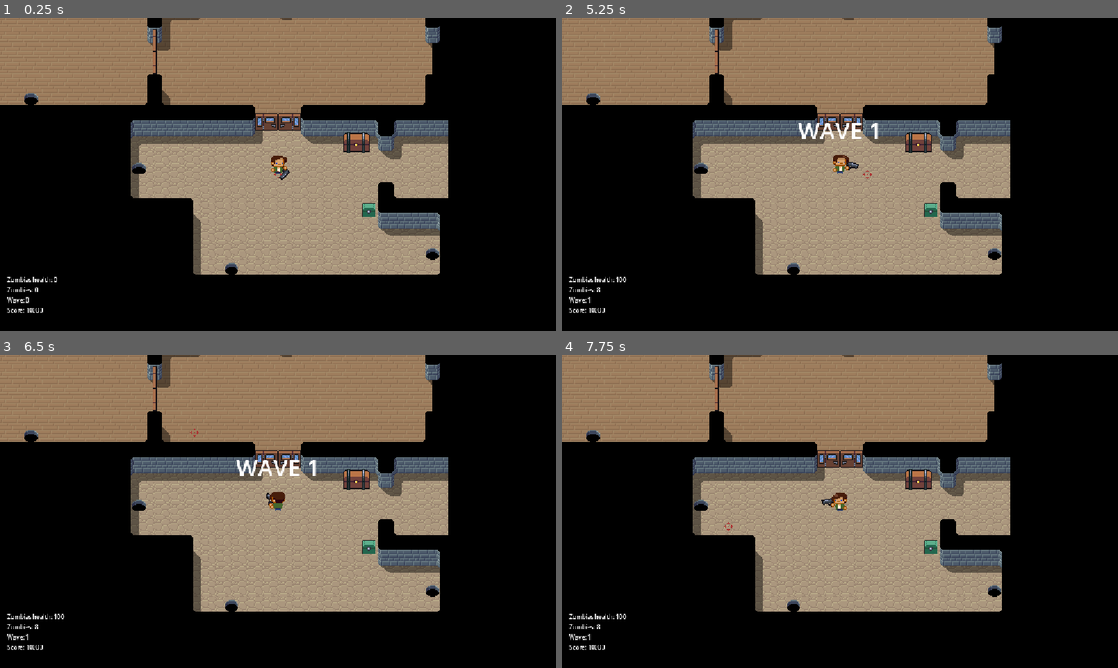
Above: before the commit, frames 1-4 (two rows, left to right).
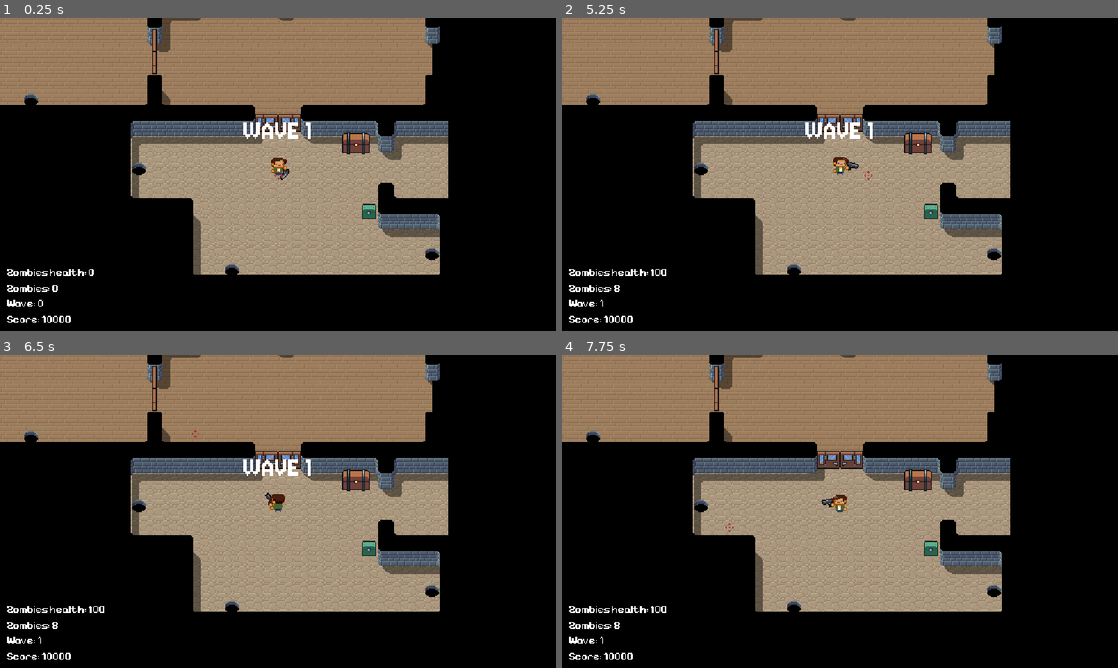
Above: after the commit, the same moments.

Repository: gab1tod/KilalZombie
Game: Godot game, scene res://scenes/Main.tscn
Same seed, same stepped clock (60 frames per second), same inputs: the game is played once before the commit and once after it.
Inputs (mouse positions are in pixels of both pictures, inside the frame that each line leads up to):
- Up to frame 1 (0.25 s): no input
- Up to frame 2 (5.25 s): tap Enter at 0.5 s; move the mouse to (962, 158) at 0.52 s; move the mouse to (728, 190) at 1.27 s; move the mouse to (895, 105) at 2.02 s; tap Space at 2.75 s; move the mouse to (812, 237) at 2.77 s; move the mouse to (1006, 221) at 3.52 s; move the mouse to (673, 127) at 4.27 s; move the mouse to (867, 174) at 5.02 s
- Up to frame 3 (6.5 s): move the mouse to (194, 433) at 5.77 s
- Up to frame 4 (7.75 s): tap Enter at 6.5 s; move the mouse to (962, 495) at 6.52 s; move the mouse to (728, 527) at 7.27 s

The runs differ from the first frame. In frame 1, 4.7% of the frame differs, in the area x 1-81%, y 0-98%; in frame 2, 4.7%; in frame 3, 4.7%; in frame 4, 4.5%.

Commit message:
add fonts

Diff:
--- a/project.godot
+++ b/project.godot
@@ -131,3 +131,4 @@
 [rendering]
 
 textures/canvas_textures/default_texture_filter=0
+2d/snap/snap_2d_transforms_to_pixel=true
--- a/scenes/Chest.tscn
+++ b/scenes/Chest.tscn
@@ -1,7 +1,9 @@
-[gd_scene load_steps=13 format=3 uid="uid://5ij13b10trcw"]
+[gd_scene load_steps=15 format=3 uid="uid://5ij13b10trcw"]
 
 [ext_resource type="Texture2D" uid="uid://bbm8ps8o8nlu8" path="res://assets/chest_spritesheet.png" id="1_cjixx"]
 [ext_resource type="Script" uid="uid://di0lw3ih7hvkw" path="res://scripts/chest.gd" id="1_s2tek"]
+[ext_resource type="FontFile" uid="uid://bq3d7xj75nx7m" path="res://assets/fonts/Pixelify_Sans/PixelifySans-VariableFont_wght.ttf" id="3_psq76"]
+[ext_resource type="FontFile" uid="uid://cn3fg50puxwms" path="res://assets/fonts/Bytesized/Bytesized-Regular.ttf" id="4_vpyr1"]
 
 [sub_resource type="AtlasTexture" id="AtlasTexture_s2tek"]
 atlas = ExtResource("1_cjixx")
@@ -53,11 +55,12 @@
 size = Vector2(38, 36)
 
 [sub_resource type="LabelSettings" id="LabelSettings_s2tek"]
-font_size = 12
-shadow_color = Color(0, 0, 0, 1)
+font = ExtResource("3_psq76")
+font_size = 11
 shadow_offset = Vector2(-1, 1)
 
 [sub_resource type="LabelSettings" id="LabelSettings_rkgax"]
+font = ExtResource("4_vpyr1")
 font_size = 8
 font_color = Color(0.9490196, 0.85490197, 0.24705882, 1)
 
@@ -78,27 +81,36 @@
 [node name="InteractionAreaShape" type="CollisionShape2D" parent="InteractionArea"]
 shape = SubResource("RectangleShape2D_cjixx")
 
-[node name="Label" type="VBoxContainer" parent="."]
+[node name="Label" type="Control" parent="."]
+layout_mode = 3
 anchors_preset = 7
 anchor_left = 0.5
 anchor_top = 1.0
 anchor_right = 0.5
 anchor_bottom = 1.0
-offset_left = -34.0
-offset_top = -40.0
-offset_right = 34.0
+offset_left = -32.0
+offset_top = -33.0
+offset_right = 32.0
 grow_horizontal = 2
 grow_vertical = 0
-theme_override_constants/separation = -2
 
 [node name="Item" type="Label" parent="Label"]
-layout_mode = 2
+layout_mode = 1
+anchors_preset = 10
+anchor_right = 1.0
+offset_bottom = 16.0
+grow_horizontal = 2
 text = "Item"
 label_settings = SubResource("LabelSettings_s2tek")
 horizontal_alignment = 1
 
 [node name="Cost" type="Label" parent="Label"]
-layout_mode = 2
+layout_mode = 1
+anchors_preset = 10
+anchor_right = 1.0
+offset_top = 11.0
+offset_bottom = 21.0
+grow_horizontal = 2
 text = "cost"
 label_settings = SubResource("LabelSettings_rkgax")
 horizontal_alignment = 1
--- a/scenes/HorizontalWoodenDoors.tscn
+++ b/scenes/HorizontalWoodenDoors.tscn
@@ -1,7 +1,8 @@
-[gd_scene load_steps=13 format=3 uid="uid://be3ekaf5l7dm3"]
+[gd_scene load_steps=15 format=3 uid="uid://be3ekaf5l7dm3"]
 
 [ext_resource type="Script" uid="uid://b35vi6rc6bqrb" path="res://scripts/doors.gd" id="1_d8wri"]
 [ext_resource type="Texture2D" uid="uid://nrye4jgx685e" path="res://assets/WoodenDoor.png" id="1_pymq8"]
+[ext_resource type="FontFile" uid="uid://cn3fg50puxwms" path="res://assets/fonts/Bytesized/Bytesized-Regular.ttf" id="3_p0url"]
 
 [sub_resource type="AtlasTexture" id="AtlasTexture_d8wri"]
 atlas = ExtResource("1_pymq8")
@@ -62,6 +63,11 @@
 [sub_resource type="RectangleShape2D" id="RectangleShape2D_pymq8"]
 size = Vector2(48, 39)
 
+[sub_resource type="LabelSettings" id="LabelSettings_657j4"]
+font = ExtResource("3_p0url")
+font_size = 8
+font_color = Color(1, 1, 0, 1)
+
 [node name="WoodenDoors" type="StaticBody2D"]
 script = ExtResource("1_d8wri")
 
@@ -92,5 +98,21 @@
 position = Vector2(0, -9.5)
 shape = SubResource("RectangleShape2D_pymq8")
 
+[node name="CostLabel" type="Label" parent="."]
+anchors_preset = 7
+anchor_left = 0.5
+anchor_top = 1.0
+anchor_right = 0.5
+anchor_bottom = 1.0
+offset_left = -8.0
+offset_top = -30.0
+offset_right = 8.0
+offset_bottom = -20.0
+grow_horizontal = 2
+grow_vertical = 0
+text = "cost"
+label_settings = SubResource("LabelSettings_657j4")
+horizontal_alignment = 1
+
 [connection signal="body_entered" from="InteractionArea" to="." method="_on_interaction_area_body_entered"]
 [connection signal="body_exited" from="InteractionArea" to="." method="_on_interaction_area_body_exited"]
--- a/scenes/LargeChest.tscn
+++ b/scenes/LargeChest.tscn
@@ -1,7 +1,9 @@
-[gd_scene load_steps=13 format=3 uid="uid://bg0ikyrie3dj5"]
+[gd_scene load_steps=15 format=3 uid="uid://bg0ikyrie3dj5"]
 
 [ext_resource type="Texture2D" uid="uid://bbm8ps8o8nlu8" path="res://assets/chest_spritesheet.png" id="1_cjixx"]
 [ext_resource type="Script" uid="uid://di0lw3ih7hvkw" path="res://scripts/chest.gd" id="1_s2tek"]
+[ext_resource type="FontFile" uid="uid://cn3fg50puxwms" path="res://assets/fonts/Bytesized/Bytesized-Regular.ttf" id="3_24e62"]
+[ext_resource type="FontFile" uid="uid://bq3d7xj75nx7m" path="res://assets/fonts/Pixelify_Sans/PixelifySans-VariableFont_wght.ttf" id="3_iq08n"]
 
 [sub_resource type="AtlasTexture" id="AtlasTexture_s2tek"]
 atlas = ExtResource("1_cjixx")
@@ -53,11 +55,12 @@
 size = Vector2(54, 44)
 
 [sub_resource type="LabelSettings" id="LabelSettings_s2tek"]
-font_size = 12
-shadow_color = Color(0, 0, 0, 1)
+font = ExtResource("3_iq08n")
+font_size = 11
 shadow_offset = Vector2(-1, 1)
 
 [sub_resource type="LabelSettings" id="LabelSettings_rkgax"]
+font = ExtResource("3_24e62")
 font_size = 8
 font_color = Color(0.9490196, 0.85490197, 0.24705882, 1)
 
@@ -78,27 +81,36 @@
 [node name="InteractionAreaShape" type="CollisionShape2D" parent="InteractionArea"]
 shape = SubResource("RectangleShape2D_cjixx")
 
-[node name="Label" type="VBoxContainer" parent="."]
+[node name="Label" type="Control" parent="."]
+layout_mode = 3
 anchors_preset = 7
 anchor_left = 0.5
 anchor_top = 1.0
 anchor_right = 0.5
 anchor_bottom = 1.0
-offset_left = -34.0
-offset_top = -40.0
-offset_right = 34.0
+offset_left = -32.0
+offset_top = -33.0
+offset_right = 32.0
 grow_horizontal = 2
 grow_vertical = 0
-theme_override_constants/separation = -2
 
 [node name="Item" type="Label" parent="Label"]
-layout_mode = 2
+layout_mode = 1
+anchors_preset = 10
+anchor_right = 1.0
+offset_bottom = 15.0
+grow_horizontal = 2
 text = "Item"
 label_settings = SubResource("LabelSettings_s2tek")
 horizontal_alignment = 1
 
 [node name="Cost" type="Label" parent="Label"]
-layout_mode = 2
+layout_mode = 1
+anchors_preset = 10
+anchor_right = 1.0
+offset_top = 11.0
+offset_bottom = 21.0
+grow_horizontal = 2
 text = "cost"
 label_settings = SubResource("LabelSettings_rkgax")
 horizontal_alignment = 1
--- a/scenes/Main.tscn
+++ b/scenes/Main.tscn
@@ -14,6 +14,8 @@
 [ext_resource type="PackedScene" uid="uid://d0doy4t1m4hj6" path="res://scenes/weapons/Kalashnikov.tscn" id="11_bjd11"]
 [ext_resource type="PackedScene" uid="uid://bmvylkq552c2p" path="res://scenes/weapons/Thompson.tscn" id="11_mwfav"]
 [ext_resource type="PackedScene" uid="uid://ctjxsrxt0rvo5" path="res://scenes/VerticalWoodenDoors.tscn" id="12_qmy6f"]
+[ext_resource type="FontFile" uid="uid://bq3d7xj75nx7m" path="res://assets/fonts/Pixelify_Sans/PixelifySans-VariableFont_wght.ttf" id="14_cvmbd"]
+[ext_resource type="FontFile" uid="uid://ckrrv3c1332yu" path="res://assets/fonts/Jersey_10/Jersey10-Regular.ttf" id="15_3p2gp"]
 
 [sub_resource type="NavigationPolygon" id="NavigationPolygon_vcsgt"]
 vertices = PackedVector2Array(8, 8, -8, 8, -8, -8, 8, -8)
@@ -181,12 +183,14 @@
 sources/0 = SubResource("TileSetAtlasSource_nxtc6")
 
 [sub_resource type="LabelSettings" id="LabelSettings_rarhs"]
-font_size = 12
+font = ExtResource("14_cvmbd")
+font_size = 22
 shadow_color = Color(0, 0, 0, 1)
 shadow_offset = Vector2(-1, 1)
 
 [sub_resource type="LabelSettings" id="LabelSettings_wp0k4"]
-font_size = 48
+font = ExtResource("15_3p2gp")
+font_size = 64
 shadow_size = 0
 shadow_offset = Vector2(-2, 2)
 
@@ -289,6 +293,7 @@
 
 [node name="WoodenDoors2" parent="World" instance=ExtResource("12_qmy6f")]
 position = Vector2(-128, -128)
+cost = 1000
 
 [node name="WoodenDoors3" parent="World" instance=ExtResource("12_qmy6f")]
 position = Vector2(-289, -256)
@@ -346,7 +351,6 @@
 attribute = &"score"
 
 [node name="Announcer" type="Label" parent="CanvasLayer"]
-visible = false
 anchors_preset = 8
 anchor_left = 0.5
 anchor_top = 0.5
@@ -360,6 +364,8 @@
 grow_vertical = 2
 text = "Wave 1"
 label_settings = SubResource("LabelSettings_wp0k4")
+horizontal_alignment = 1
+vertical_alignment = 1
 uppercase = true
 
 [node name="AnnouncerRemainTimer" type="Timer" parent="CanvasLayer/Announcer"]
--- a/scenes/VerticalWoodenDoors.tscn
+++ b/scenes/VerticalWoodenDoors.tscn
@@ -1,7 +1,8 @@
-[gd_scene load_steps=19 format=3 uid="uid://ctjxsrxt0rvo5"]
+[gd_scene load_steps=21 format=3 uid="uid://ctjxsrxt0rvo5"]
 
 [ext_resource type="Script" uid="uid://b35vi6rc6bqrb" path="res://scripts/doors.gd" id="1_amhr0"]
 [ext_resource type="Texture2D" uid="uid://nrye4jgx685e" path="res://assets/WoodenDoor.png" id="2_18pmu"]
+[ext_resource type="FontFile" uid="uid://cn3fg50puxwms" path="res://assets/fonts/Bytesized/Bytesized-Regular.ttf" id="3_18pmu"]
 
 [sub_resource type="AtlasTexture" id="AtlasTexture_amhr0"]
 atlas = ExtResource("2_18pmu")
@@ -109,6 +110,11 @@
 [sub_resource type="RectangleShape2D" id="RectangleShape2D_pymq8"]
 size = Vector2(31, 39)
 
+[sub_resource type="LabelSettings" id="LabelSettings_dnn4j"]
+font = ExtResource("3_18pmu")
+font_size = 8
+font_color = Color(1, 1, 0, 1)
+
 [node name="WoodenDoors" type="StaticBody2D"]
 script = ExtResource("1_amhr0")
 
@@ -132,5 +138,21 @@
 position = Vector2(0, 4.5)
 shape = SubResource("RectangleShape2D_pymq8")
 
+[node name="CostLabel" type="Label" parent="."]
+anchors_preset = 7
+anchor_left = 0.5
+anchor_top = 1.0
+anchor_right = 0.5
+anchor_bottom = 1.0
+offset_left = -8.0
+offset_top = -36.0
+offset_right = 8.0
+offset_bottom = -26.0
+grow_horizontal = 2
+grow_vertical = 0
+text = "cost"
+label_settings = SubResource("LabelSettings_dnn4j")
+horizontal_alignment = 1
+
 [connection signal="body_entered" from="InteractionArea" to="." method="_on_interaction_area_body_entered"]
 [connection signal="body_exited" from="InteractionArea" to="." method="_on_interaction_area_body_exited"]
--- a/scripts/doors.gd
+++ b/scripts/doors.gd
@@ -14,6 +14,7 @@
 @onready var left_door_animator := $LeftDoorAnimator
 @onready var right_door_animator := $RightDoorAnimator
 @onready var center_collision_shape := $CentralCollisionShape
+@onready var cost_label := $CostLabel
 
 # Called when the node enters the scene tree for the first time.
 func _ready() -> void:
@@ -26,6 +27,9 @@
 # Called every frame. 'delta' is the elapsed time since the previous frame.
 func _process(delta: float) -> void:
 	left_door_animator.scale.x = -1 if flip_h else 1
+	cost_label.visible = not (players.is_empty() or is_open)
+
+	cost_label.text = '%d$' % cost
 
 
 func open() -> void:
Binary file added: assets/fonts/Bytesized/Bytesized-Regular.ttf
Not shown, added: assets/fonts/Bytesized/Bytesized-Regular.ttf.import
Not shown, added: assets/fonts/Bytesized/OFL.txt
Binary file added: assets/fonts/Jersey_10/Jersey10-Regular.ttf
Not shown, added: assets/fonts/Jersey_10/Jersey10-Regular.ttf.import
Not shown, added: assets/fonts/Jersey_10/OFL.txt
Not shown, added: assets/fonts/Pixelify_Sans/OFL.txt
Binary file added: assets/fonts/Pixelify_Sans/PixelifySans-VariableFont_wght.ttf
Not shown, added: assets/fonts/Pixelify_Sans/PixelifySans-VariableFont_wght.ttf.import
Not shown, added: assets/fonts/Pixelify_Sans/README.txt
Binary file added: assets/fonts/Pixelify_Sans/static/PixelifySans-Bold.ttf
Not shown, added: assets/fonts/Pixelify_Sans/static/PixelifySans-Bold.ttf.import
(and 7 more such lines)
